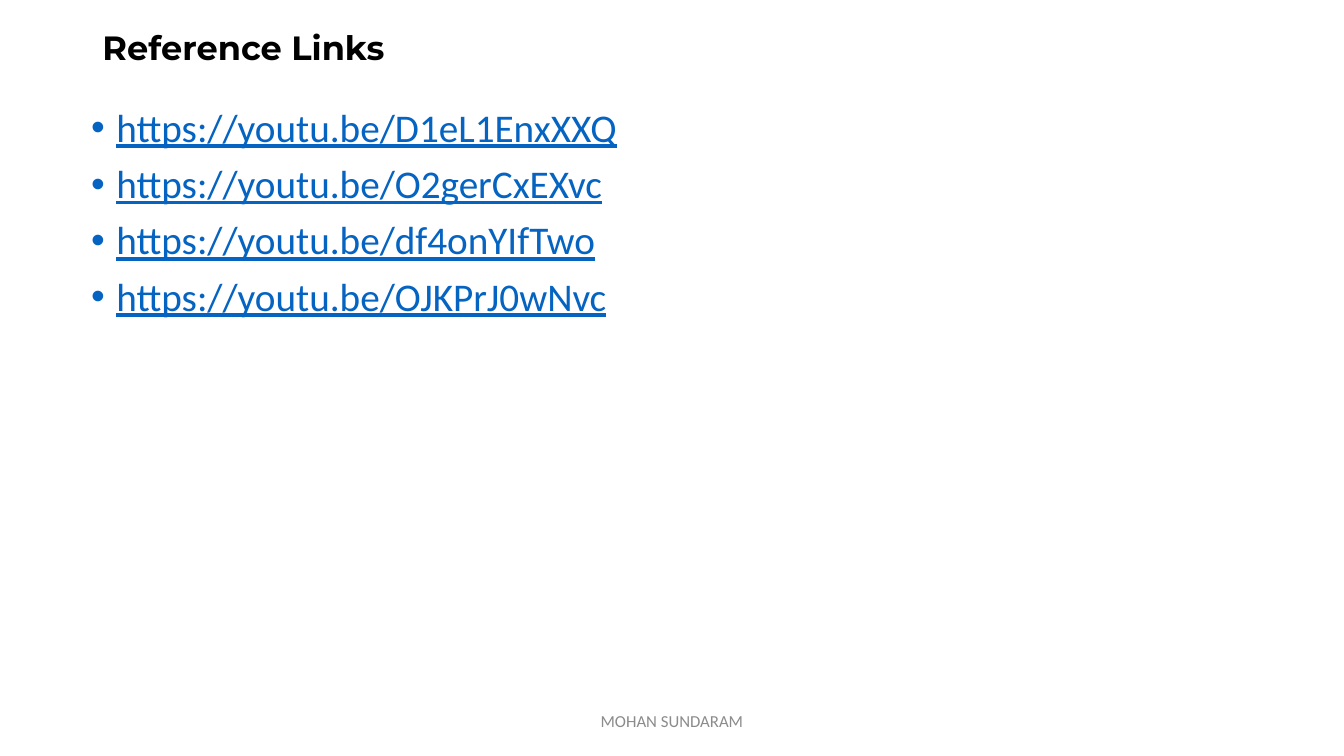
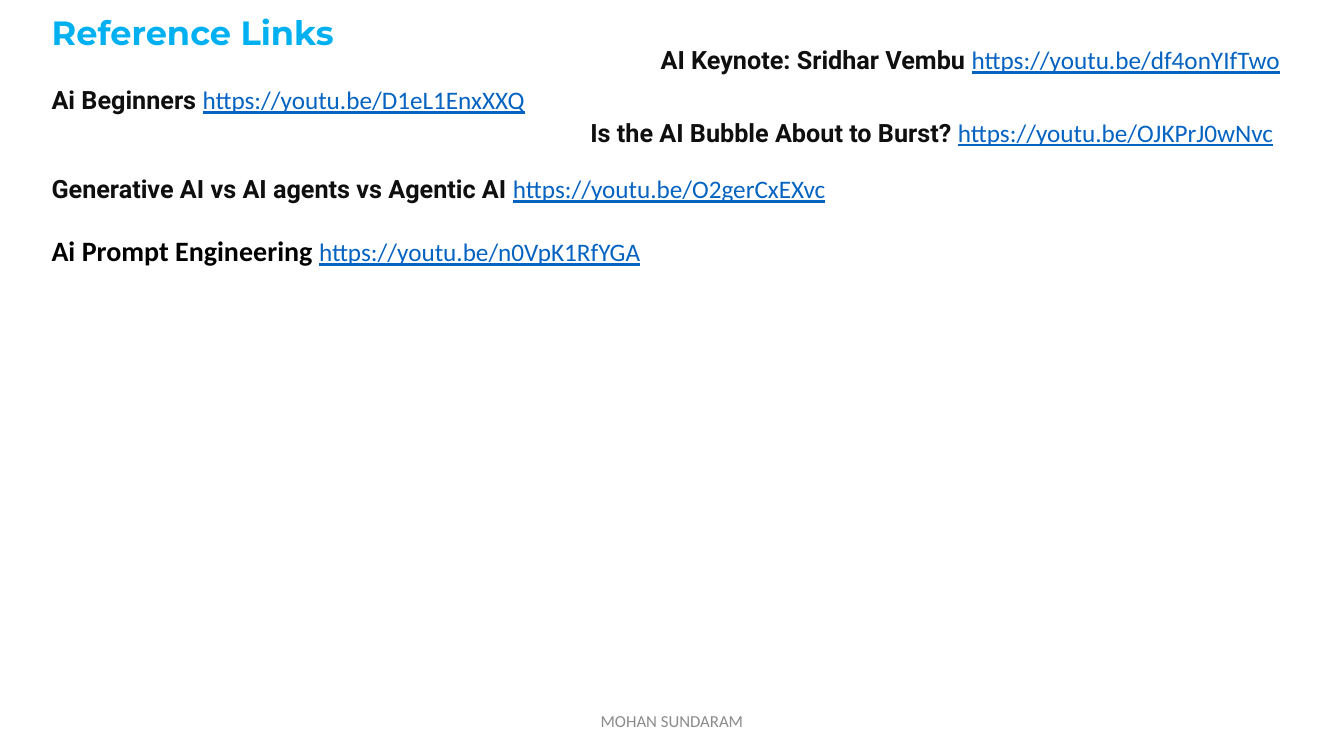
Before and after one commit to mohan4295work/Doc, a slide deck: slide 19 of Artificial Intelligence.pptx (slide 16 before the commit). Drawn at 1344x756 pixels with LibreOffice and Linux fonts; fonts in the diff are those of the drawing. Boxes give left, top, right and bottom in pixels: in the first picture for what was removed or moved away, otherwise in the second. Text is boxed around its words. In the diff, an @@ line names an element or a change of style, - is before the commit and + after.

```diff
--- a/Artificial Intelligence.pptx
+++ b/Artificial Intelligence.pptx
@@ title "Reference Links": place and size @@
-title "Reference Links" at [102,33,384,61]
+title "Reference Links" at [52,18,334,46]
@@ title "Reference Links" at [52,18,334,46]: text colour #000000 to #00B0F0 @@
@@ text added at [661,50,1280,75], 18 pt, text #0563C1, underline @@
+AI Keynote: Sridhar Vembu https://youtu.be/df4onYIfTwo
@@ text added at [52,90,525,115], 18 pt, text #0563C1, underline @@
+Ai Beginners https://youtu.be/D1eL1EnxXXQ
@@ text removed at [116,114,616,318] @@
-• https://youtu.be/D1eL1EnxXXQ
-• https://youtu.be/O2gerCxEXvc
-• https://youtu.be/df4onYIfTwo
-• https://youtu.be/OJKPrJ0wNvc
@@ text added at [590,123,1273,146], 18 pt, text #0563C1, underline @@
+Is the AI Bubble About to Burst? https://youtu.be/OJKPrJ0wNvc
@@ text added at [52,179,825,204], 18 pt, text #0F0F0F, bold @@
+Generative AI vs AI agents vs Agentic AI https://youtu.be/O2gerCxEXvc
@@ text added at [52,241,640,266], 18 pt, text #0563C1, underline @@
+Ai Prompt Engineering https://youtu.be/n0VpK1RfYGA
```
Also in this commit, not shown: 1 other slide changed, 3 slides added.
